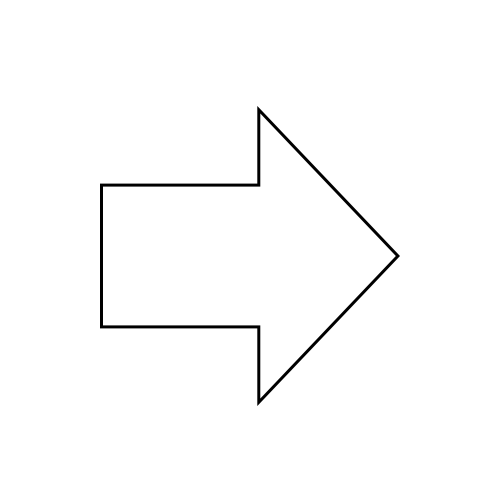
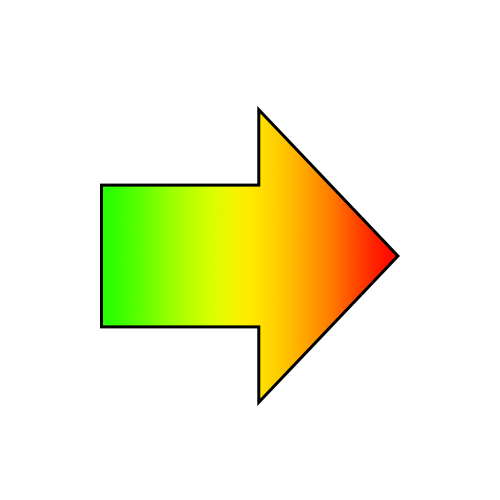
Layered file, before and after one edit (500x500). Changes by layer:
painted on "Shape 1" over [103, 113, 396, 399]
